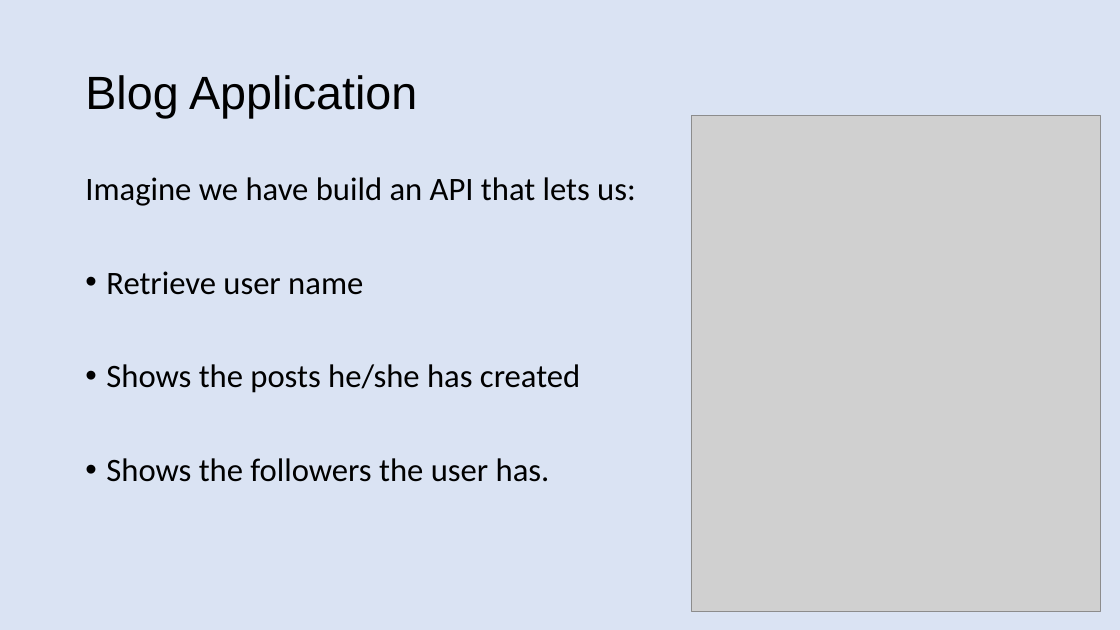
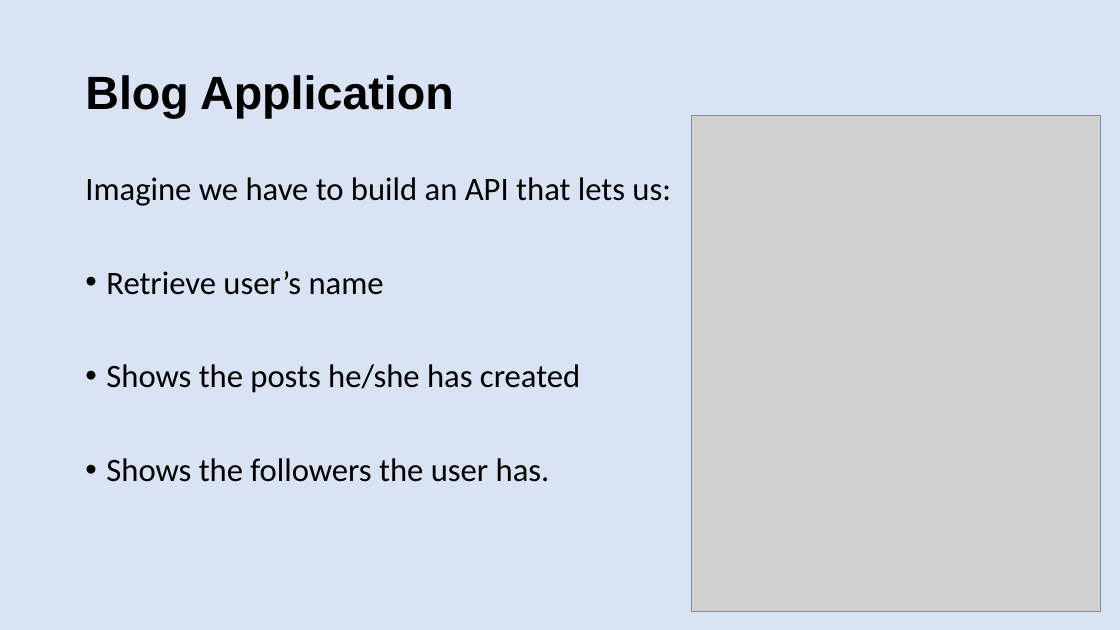
Before and after one commit to patelg123/graphql-presentation, a slide deck: slide 17 of current.pptx. Drawn at 1120x630 pixels with LibreOffice and Linux fonts; fonts in the diff are those of the drawing; grey boxes stand for pictures. Boxes give left, top, right and bottom in pixels: in the first picture for what was removed or moved away, otherwise in the second. Text is boxed around its words. In the diff, an @@ line names an element or a change of style, - is before the commit and + after.

```diff
--- a/current.pptx
+++ b/current.pptx
@@ title "Blog Application" at box(85, 75, 454, 118): bold on @@
@@ text at box(85, 177, 671, 295): text changed @@
-Imagine we have build an API that lets us:
-• Retrieve user name
+Imagine we have to build an API that lets us:
+• Retrieve user’s name
```
Also in this commit, not shown: 15 other slides changed, 1 slide added, 1 slide removed.
